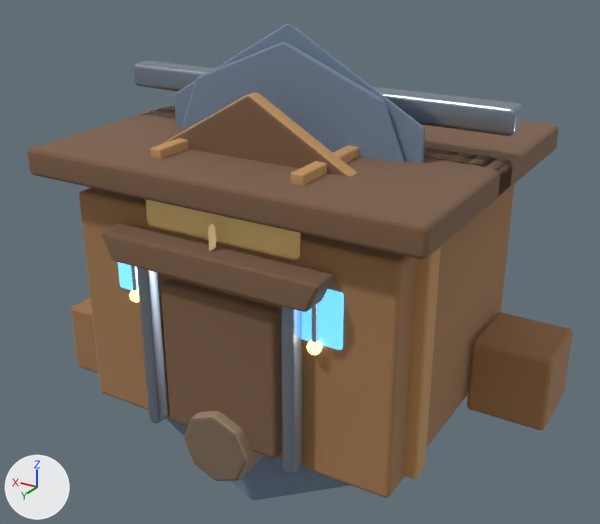
Before and after pictures for a commit that changed the Blender file assets-source/blender/buildings/warehouse.blend.
Rendered twice from a 50 mm lens placed at (-3.22, 5.46, 3.9), pointed at (0.03, 0.04, 1.2). The lights are fixed; the arrows at lower left show +X, +Y and +Z. The picture after the commit comes second.

In view in the first picture: 'LOD1_PROXY_cap', 'LOD2_PROXY_cap', 'cornerPost.L', 'crateA', 'crateB', 'door', 'doorFrameL', 'doorFrameR', 'frontAwning', 'plinth', 'ridge', 'roof.left', 'roof.right', 'roofTruss.L', 'roofTruss.R', 'warehouseBody', 'warehouseGable', 'warehouseSign', 'workPart' and 7 more.
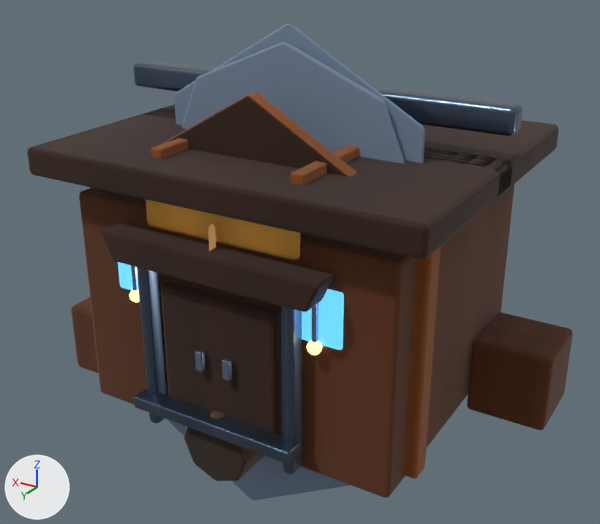
What changed in the scene script:
```text
Change mat_mat_warehouse_stone:
    where n3 = _N.new('ShaderNodeMix'); n3.name = 'ArtTint Multiply'
    remove n3.inputs[6].default_value = (0.34, 0.24, 0.16, 1.0)  # 'A', brown #9e866f
    add n4 = _N.new('ShaderNodeTexImage'); n4.name = 'ArtSurfaceTexture'
    add n4.image = img_art_paint_mat_warehouse_stone
    add _L.new(n4.outputs[0], n3.inputs[6])  # 'Color' to 'A'
Change mat_mat_warehouse_stonedark:
    where n3 = _N.new('ShaderNodeMix'); n3.name = 'ArtTint Multiply'
    remove n3.inputs[6].default_value = (0.197, 0.139, 0.0928, 1.0)  # 'A', brown #7b6856
    add n4 = _N.new('ShaderNodeTexImage'); n4.name = 'ArtSurfaceTexture'
    add n4.image = img_art_paint_mat_warehouse_stonedark
    add _L.new(n4.outputs[0], n3.inputs[6])  # 'Color' to 'A'
Change mat_mat_warehouse_wood:
    where n3 = _N.new('ShaderNodeMix'); n3.name = 'ArtTint Multiply'
    remove n3.inputs[6].default_value = (0.36, 0.19, 0.08, 1.0)  # 'A', brown #a27950
    add n4 = _N.new('ShaderNodeTexImage'); n4.name = 'ArtSurfaceTexture'
    add n4.image = img_art_paint_mat_warehouse_wood
    add _L.new(n4.outputs[0], n3.inputs[6])  # 'Color' to 'A'
Change mat_mat_warehouse_woodlight:
    where n3 = _N.new('ShaderNodeMix'); n3.name = 'ArtTint Multiply'
    remove n3.inputs[6].default_value = (0.56, 0.31, 0.12, 1.0)  # 'A', orange #c59761
    add n4 = _N.new('ShaderNodeTexImage'); n4.name = 'ArtSurfaceTexture'
    add n4.image = img_art_paint_mat_warehouse_woodlight
    add _L.new(n4.outputs[0], n3.inputs[6])  # 'Color' to 'A'
Change mat_mat_warehouse_darkwood:
    where n3 = _N.new('ShaderNodeMix'); n3.name = 'ArtTint Multiply'
    remove n3.inputs[6].default_value = (0.2, 0.11, 0.06, 1.0)  # 'A', brown #7c5d45
    add n4 = _N.new('ShaderNodeTexImage'); n4.name = 'ArtSurfaceTexture'
    add n4.image = img_art_paint_mat_warehouse_darkwood
    add _L.new(n4.outputs[0], n3.inputs[6])  # 'Color' to 'A'
Change mat_mat_warehouse_metal:
    where n3 = _N.new('ShaderNodeMix'); n3.name = 'ArtTint Multiply'
    remove n3.inputs[6].default_value = (0.32, 0.39, 0.48, 1.0)  # 'A', greyish blue #99a8b8
    add n4 = _N.new('ShaderNodeTexImage'); n4.name = 'ArtSurfaceTexture'
    add n4.image = img_art_paint_mat_warehouse_metal
    add _L.new(n4.outputs[0], n3.inputs[6])  # 'Color' to 'A'
Change mat_mat_warehouse_accent:
    where n3 = _N.new('ShaderNodeMix'); n3.name = 'ArtTint Multiply'
    remove n3.inputs[6].default_value = (0.95, 0.68, 0.28, 1.0)  # 'A', beige #f9d790
    add n4 = _N.new('ShaderNodeTexImage'); n4.name = 'ArtSurfaceTexture'
    add n4.image = img_art_paint_mat_warehouse_accent
    add _L.new(n4.outputs[0], n3.inputs[6])  # 'Color' to 'A'
Add ob_warehouseloadinglip:
    ob_warehouseloadinglip = bpy.data.objects.new('warehouseLoadingLip', me_cube_1233)  # a box spanning x -0.7..0.7, y -0.05..0.05, z -0.08..0.08; modifiers BEVEL, WEIGHTED_NORMAL
    ob_warehouseloadinglip.parent = ob_buildingroot
    ob_warehouseloadinglip.location = (0.0, 0.38, -1.34)
Add ob_warehousedoorhandle_r:
    ob_warehousedoorhandle_r = bpy.data.objects.new('warehouseDoorHandle.R', me_cube_1228)  # a box spanning x -0.03..0.03, y -0.08..0.08, z -0.025..0.025; modifiers BEVEL, WEIGHTED_NORMAL
    ob_warehousedoorhandle_r.parent = ob_buildingroot
    ob_warehousedoorhandle_r.location = (0.12, 0.86, -1.3)
Add ob_warehousedoorhandle_l:
    ob_warehousedoorhandle_l = bpy.data.objects.new('warehouseDoorHandle.L', me_cube_1227)  # a box spanning x -0.03..0.03, y -0.08..0.08, z -0.025..0.025; modifiers BEVEL, WEIGHTED_NORMAL
    ob_warehousedoorhandle_l.parent = ob_buildingroot
    ob_warehousedoorhandle_l.location = (-0.12, 0.86, -1.3)
```

What differs and where, as boxes (x1, y1, x2, y2) in the pictures (600 x 524 px):
'warehouseBody', surface changed (darker)
    both: (79, 185, 514, 498)
'roof.left', surface changed (brown to grey)
    both: (27, 108, 512, 259)
'door', surface changed (darker)
    both: (161, 280, 282, 436)
'crateA', surface changed (darker)
    both: (467, 312, 573, 430)
'frontAwning', surface changed (darker)
    both: (101, 223, 333, 312)
'warehouseGable', surface changed (darker)
    both: (164, 92, 357, 176)
'ridge', surface changed (grey to blue)
    both: (133, 61, 523, 136)
'cornerPost.L', surface changed (darker)
    both: (403, 246, 441, 479)
'roof.right', surface changed
    both: (140, 104, 559, 199)
'warehouseSign', surface changed (darker)
    both: (145, 199, 301, 260)
'warehouseLoadingLip', added (blue)
    after: (134, 388, 299, 464)
'plinth', surface changed (brown to black)
    both: (184, 411, 264, 481)
'doorFrameL', surface changed (darker)
    both: (281, 306, 302, 474)
'doorFrameR', surface changed (darker)
    both: (137, 267, 167, 423)
'crateB', surface changed (darker)
    both: (71, 297, 98, 373)
'roofTruss.L', surface changed (darker)
    both: (291, 145, 359, 185)
'roofTruss.R', surface changed (darker)
    both: (151, 138, 189, 159)
'warehouseDoorHandle.L', added
    after: (222, 358, 232, 381)
'warehouseDoorHandle.R', added
    after: (195, 349, 205, 372)
'workPart', surface changed (darker)
    both: (208, 224, 216, 251)
